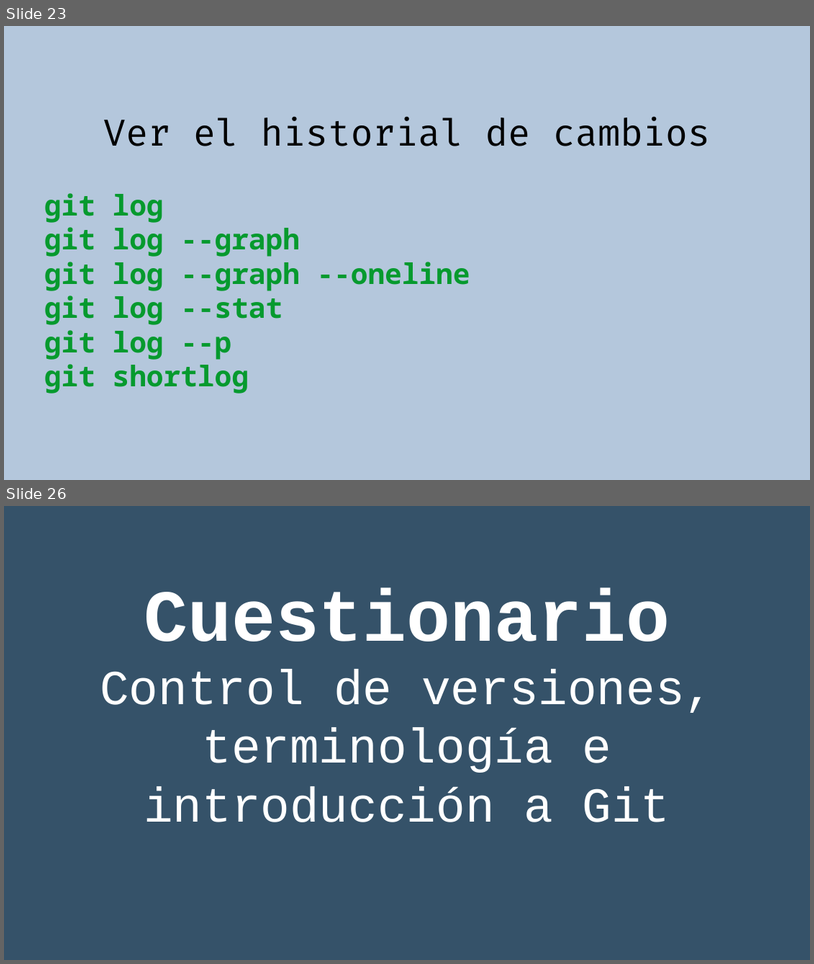
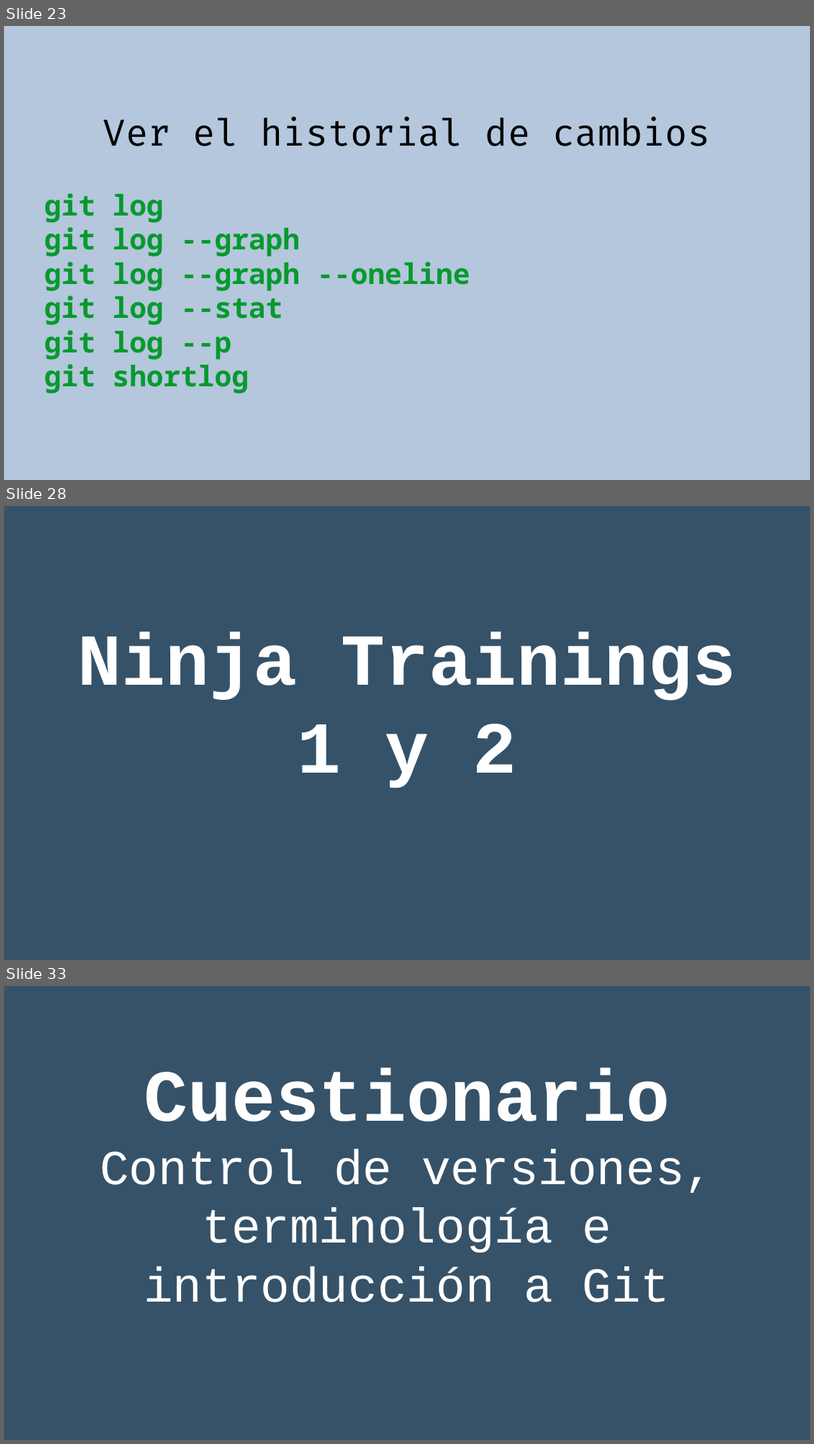
Before and after one commit to rgmf/eed2425, a slide deck: ut/02_control_de_versiones/presentacion/02_git_local.odp. Shown one above the other, each under a label of ours: slides 23 and 26 before the commit, slides 23, 28 and 33 after it; the slides between them are not shown. The pictures are 814x964 and 814x1444 pixels, drawn with LibreOffice and Linux fonts; fonts in the diff are those of the drawing. Boxes give left, top, right and bottom in pixels: in the first picture for what was removed or moved away, otherwise in the second. Text is boxed around its words. In the diff, an @@ line names an element or a change of style, - is before the commit and + after.

```diff
--- a/ut/02_control_de_versiones/presentacion/02_git_local.odp
+++ b/ut/02_control_de_versiones/presentacion/02_git_local.odp
@@ slide 28 added at box(4, 506, 810, 960), background #355269 @@
@@ subtitle added at box(78, 632, 736, 788), 72 pt, text #FFFFFF, bold @@
+Ninja Trainings 1 y 2
@@ what was slide 26 is now slide 33 @@
```
Also in this commit, not shown: 6 other slides added, 1 other file.
